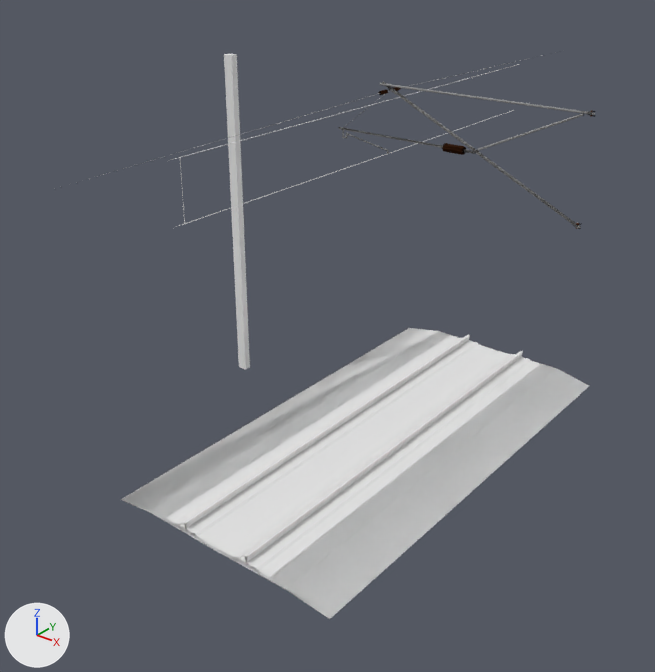
Renders of the Blender file Models/DKGantry/U/PGA_DKGantry_Us1t8m_LR.blend from each side of a commit.
Both versions are drawn from a 50 mm camera at (9.63, -13.84, 10.55) aimed at (-0.57, -1.1, 2.65). Arrows for +X, +Y and +Z are at lower left; the lights stay in place.

In view in the first picture: 'nr_db01~01', 'pga_dk_gantry_n1t6m_L_pole.001'.
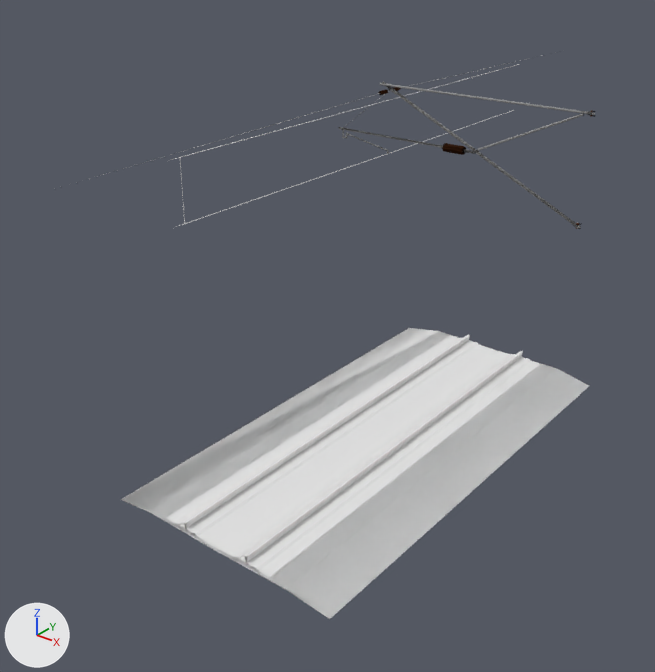
Location of each change, (x1, y1, x2, y2) in pixels of the pictures (655 x 672 px):
'pga_dk_gantry_n1t6m_L_pole.001', deleted
    before: (224, 54, 250, 370)

The change, as a list of edits to the scene's bpy script:
```text
Remove ob_pga_dk_gantry_n1t6m_l_pole_001:
    ob_pga_dk_gantry_n1t6m_l_pole_001 = bpy.data.objects.new('pga_dk_gantry_n1t6m_L_pole.001', me_pga_dk_gantry_n1t6m_l_pole_001)
    ob_pga_dk_gantry_n1t6m_l_pole_001.location = (0.0, 0.0, 0.0)
    ob_pga_dk_gantry_n1t6m_l_pole_001.rotation_euler = (0.0, 0.0, -3.142)  # degrees (0, 0, -180)
```
